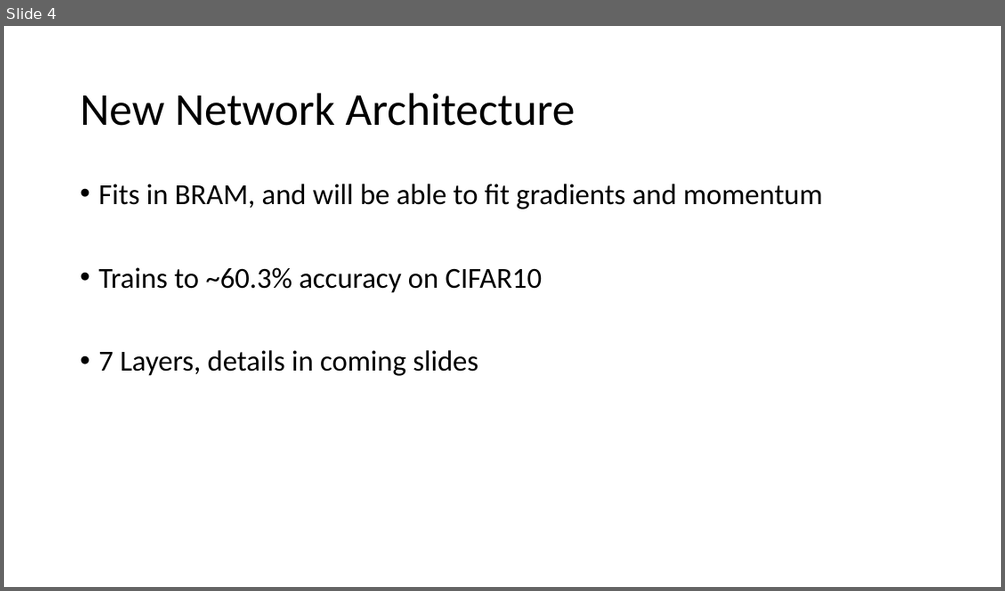
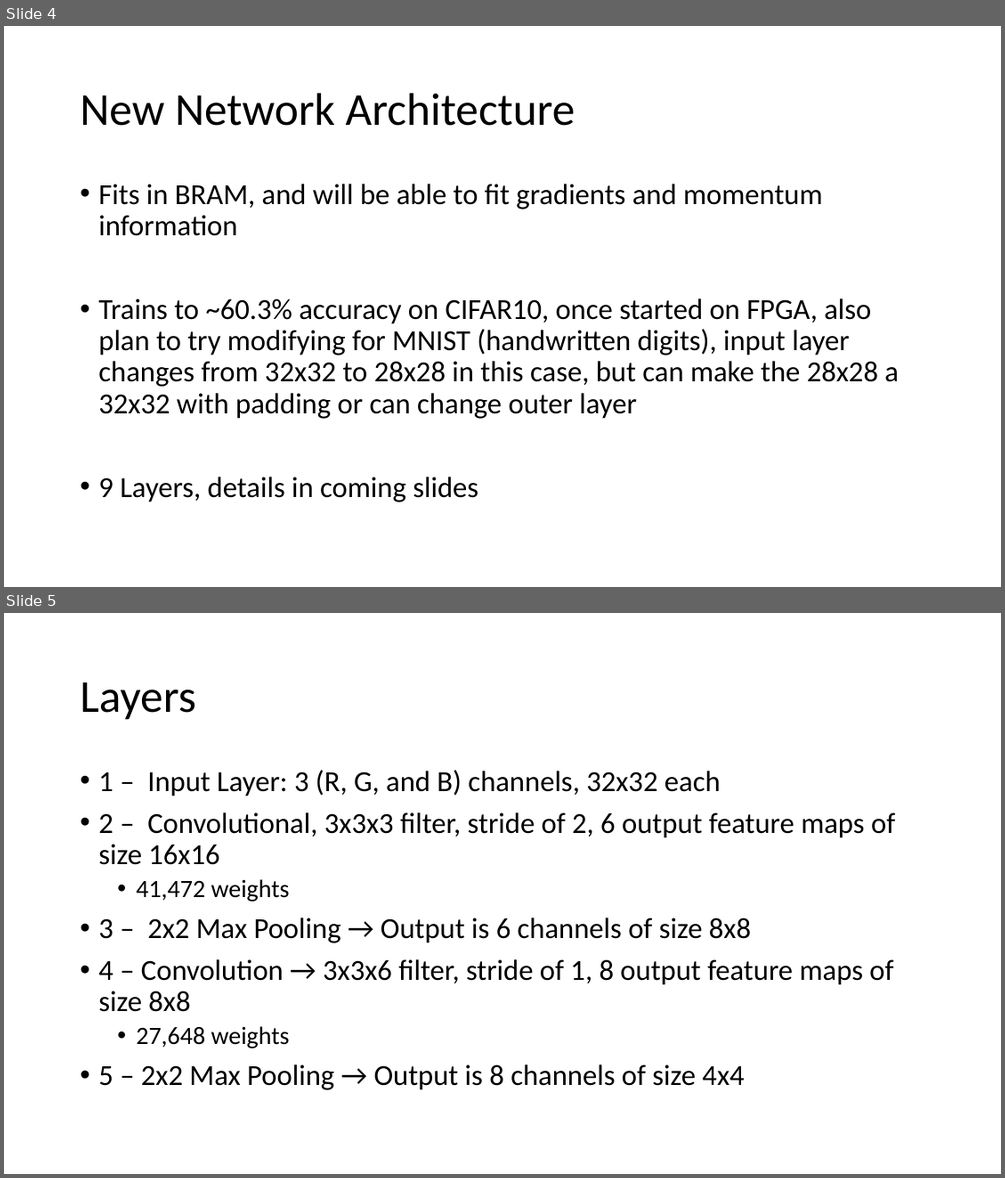
Before and after one commit to erikgroving/NeuralNetworkHardwareAccelerator, a slide deck: WeeklyPresentations/update5_04_01.pptx. Shown one above the other, each under a label of ours: slide 4 before the commit, slides 4 and 5 after it. The pictures are 1005x591 and 1005x1178 pixels, drawn with LibreOffice and Linux fonts; fonts in the diff are those of the drawing. Boxes give left, top, right and bottom in pixels: in the first picture for what was removed or moved away, otherwise in the second. Text is boxed around its words. In the diff, an @@ line names an element or a change of style, - is before the commit and + after.

```diff
--- a/WeeklyPresentations/update5_04_01.pptx
+++ b/WeeklyPresentations/update5_04_01.pptx
@@ slide 5 added at (4,613,1001,1174), background #FFFFFF @@
@@ title added at (80,682,195,720), 44 pt, text #000000 @@
+Layers
@@ text added at (98,770,895,1090), 28 pt, text #000000 @@
+• 1 – Input Layer: 3 (R, G, and B) channels, 32x32 each
+• 2 – Convolutional, 3x3x3 filter, stride of 2, 6 output feature maps of size 16x16
+  • 41,472 weights
+• 3 – 2x2 Max Pooling → Output is 6 channels of size 8x8
+• 4 – Convolution → 3x3x6 filter, stride of 1, 8 output feature maps of size 8x8
+  • 27,648 weights
+• 5 – 2x2 Max Pooling → Output is 8 channels of size 4x4
@@ slide 4 changed as well @@
@@ text at (98,184,898,502): text changed @@
-• Fits in BRAM, and will be able to fit gradients and momentum
-• Trains to ~60.3% accuracy on CIFAR10
-• 7 Layers, details in coming slides
+• Fits in BRAM, and will be able to fit gradients and momentum information
+• Trains to ~60.3% accuracy on CIFAR10, once started on FPGA, also plan to try modifying for MNIST (handwritten digits), input layer changes from 32x32 to 28x28 in this case, but can make the 28x28 a 32x32 with padding or can change outer layer
+• 9 Layers, details in coming slides
```
Also in this commit, not shown: 4 other slides changed, 4 other slides added.
